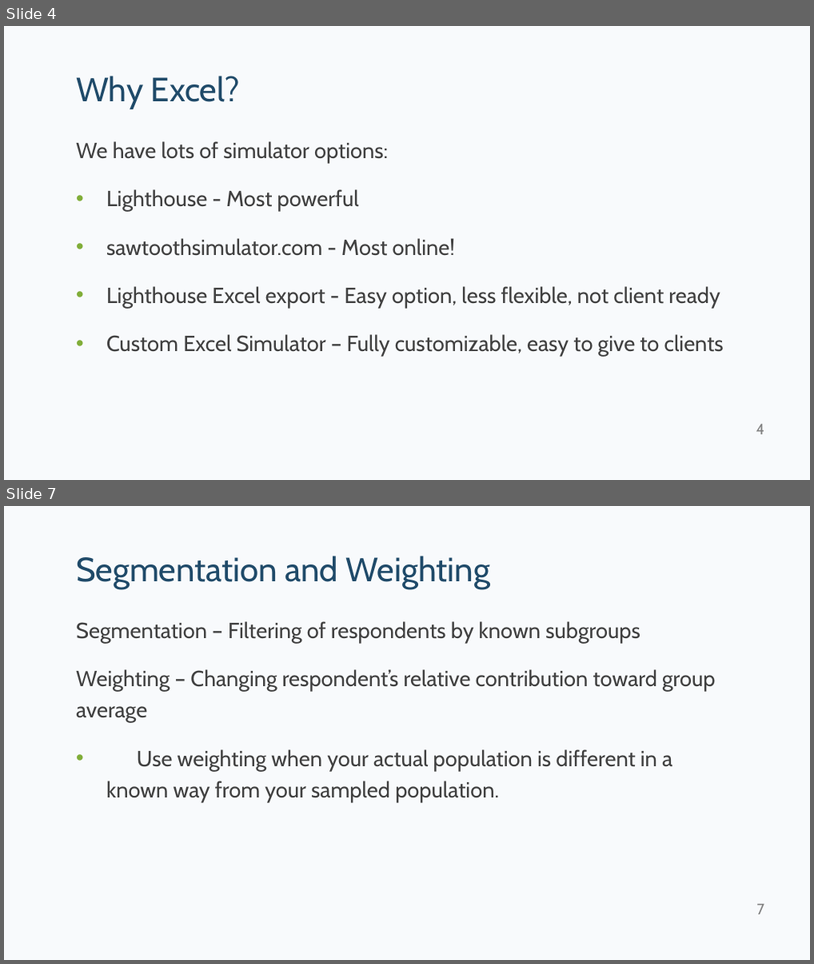
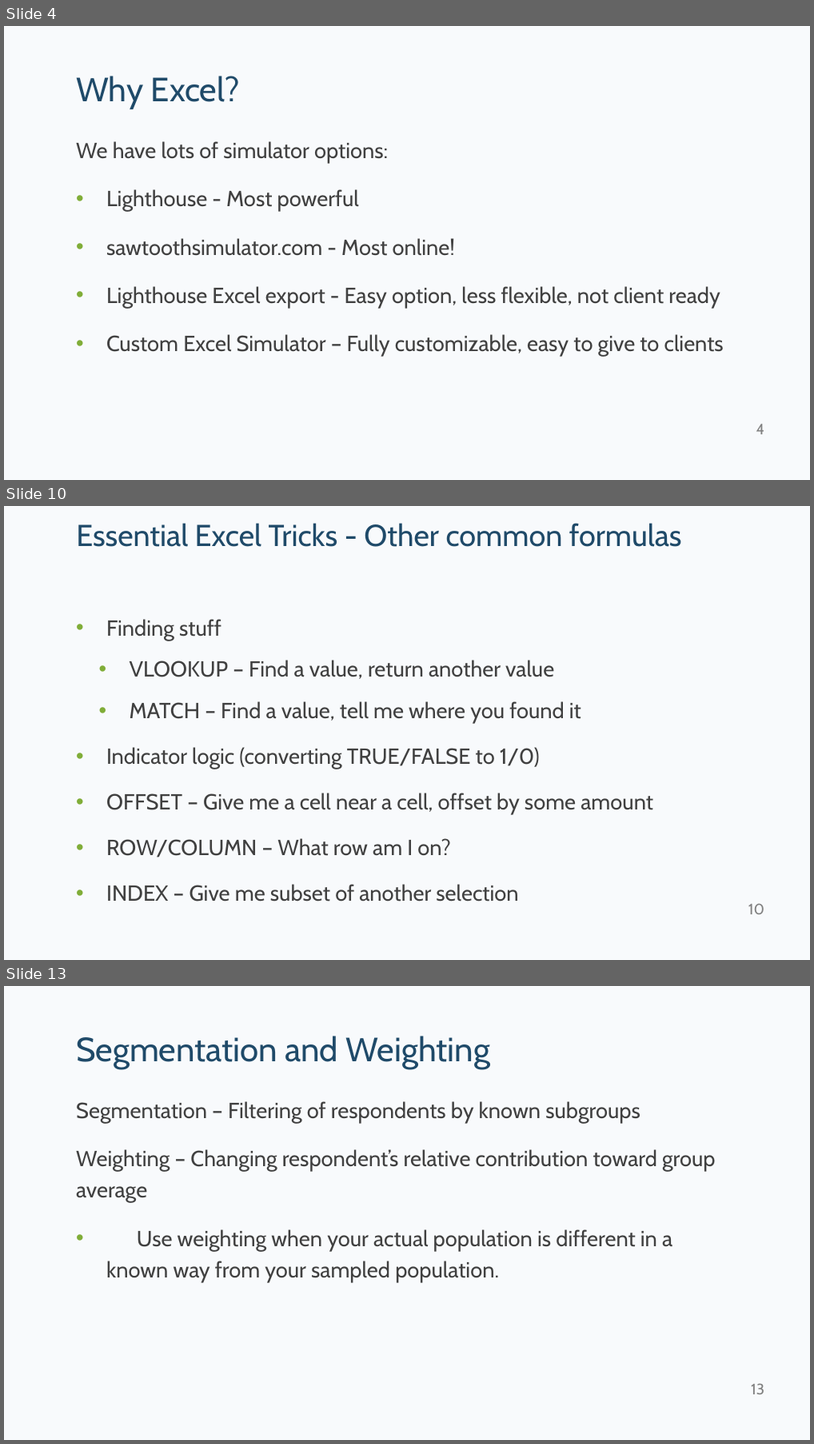
Before and after one commit to kpfairchild/ExcelSimulator, a slide deck: Excel Simulator Tips and Tricks.pptx. Shown one above the other, each under a label of ours: slides 4 and 7 before the commit, slides 4, 10 and 13 after it; the slides between them are not shown. The pictures are 814x964 and 814x1444 pixels, drawn with LibreOffice and Linux fonts; fonts in the diff are those of the drawing. Boxes give left, top, right and bottom in pixels: in the first picture for what was removed or moved away, otherwise in the second. Text is boxed around its words. In the diff, an @@ line names an element or a change of style, - is before the commit and + after.

```diff
--- a/Excel Simulator Tips and Tricks.pptx
+++ b/Excel Simulator Tips and Tricks.pptx
@@ slide 10 added at (4, 506, 810, 960), background #F8FAFC @@
@@ title added at (76, 523, 682, 547), 36 pt, text #1F4A69 @@
+Essential Excel Tricks - Other common formulas
@@ text added at (106, 619, 654, 901), 26 pt, text #404040 @@
+• Finding stuff
+  • VLOOKUP – Find a value, return another value
+  • MATCH – Find a value, tell me where you found it
+• Indicator logic (converting TRUE/FALSE to 1/0)
+• OFFSET – Give me a cell near a cell, offset by some amount
+• ROW/COLUMN – What row am I on?
+• INDEX – Give me subset of another selection
@@ page number added at (749, 903, 765, 914), 18 pt, text #808080 @@
+10
@@ what was slide 7 is now slide 13 @@
@@ page number at (751, 1383, 765, 1394): text changed @@
-7
+13
```
Also in this commit, not shown: 8 slides changed, 4 other slides added, 3 other files.
